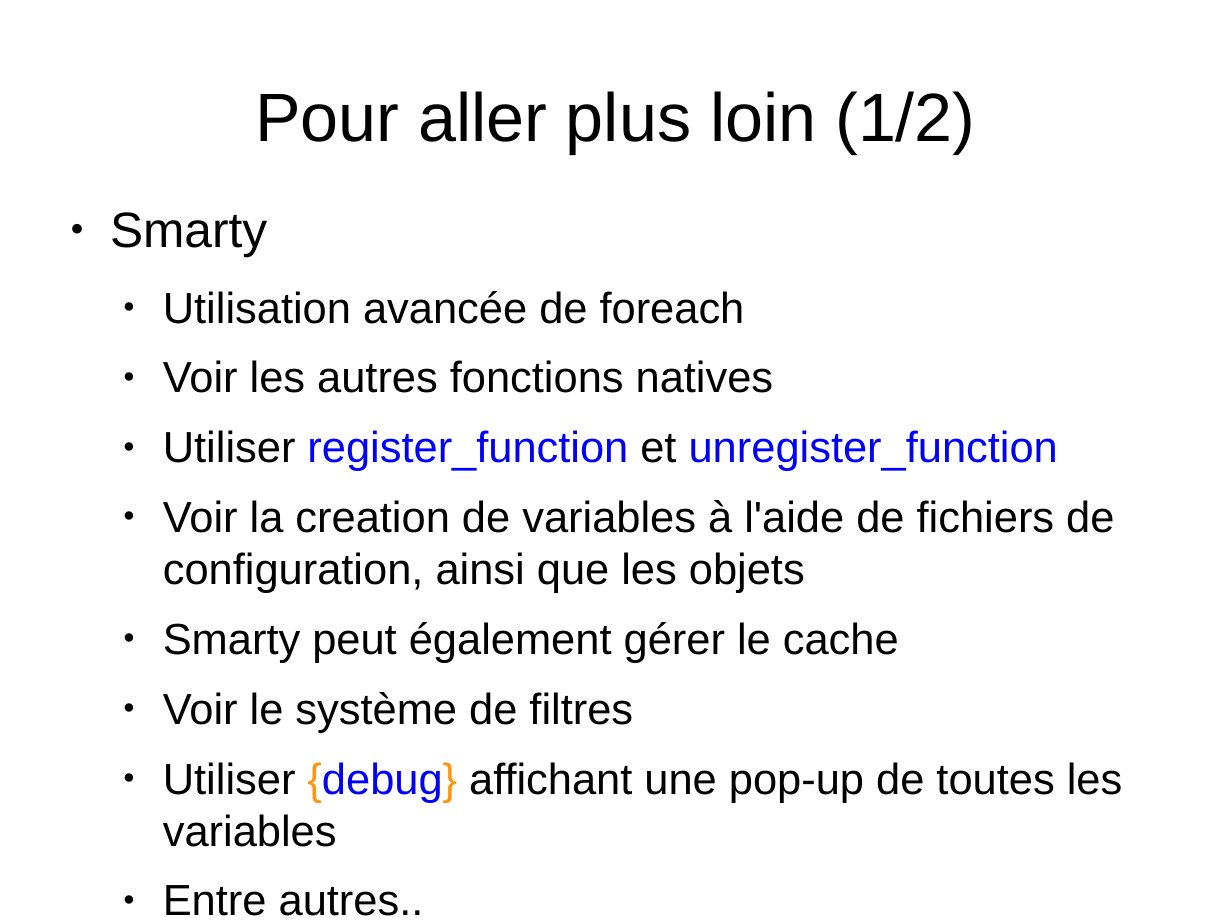
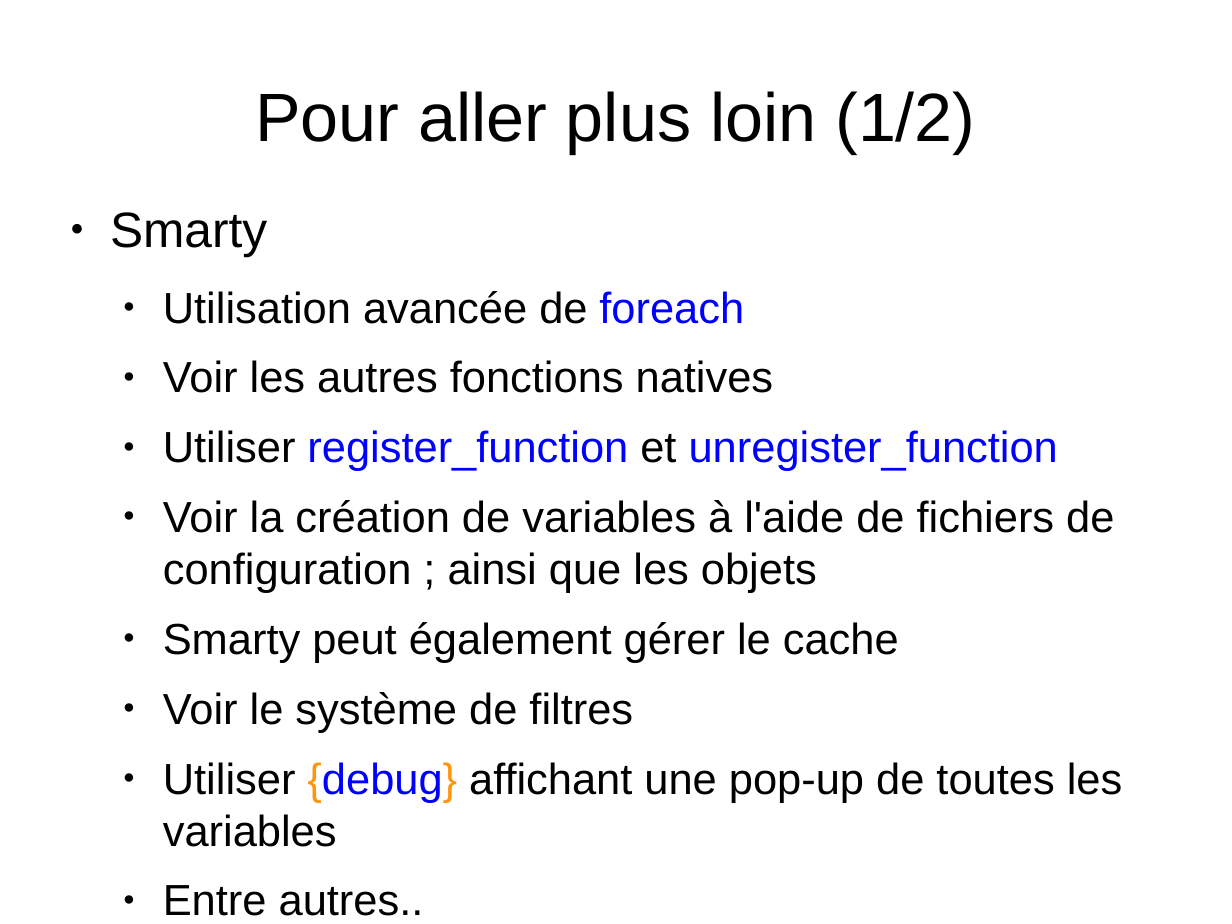
Before and after one commit to sion77/Bob-Project, a slide deck: slide 21 of docs/smarty.odp. Drawn at 1232x924 pixels with LibreOffice and Linux fonts; fonts in the diff are those of the drawing. Boxes give left, top, right and bottom in pixels: in the first picture for what was removed or moved away, otherwise in the second. Text is boxed around its words. In the diff, an @@ line names an element or a change of style, - is before the commit and + after.

```diff
--- a/docs/smarty.odp
+++ b/docs/smarty.odp
@@ text at (163,291,744,324): text colour #000000 to #0000FF in "foreach" @@
@@ text at (163,500,1114,593): text changed @@
-  ● Voir la creation de variables à l'aide de fichiers de configuration, ainsi que les objets
+  ● Voir la création de variables à l'aide de fichiers de configuration ; ainsi que les objets
```
Also in this commit, not shown: 18 other slides changed.
